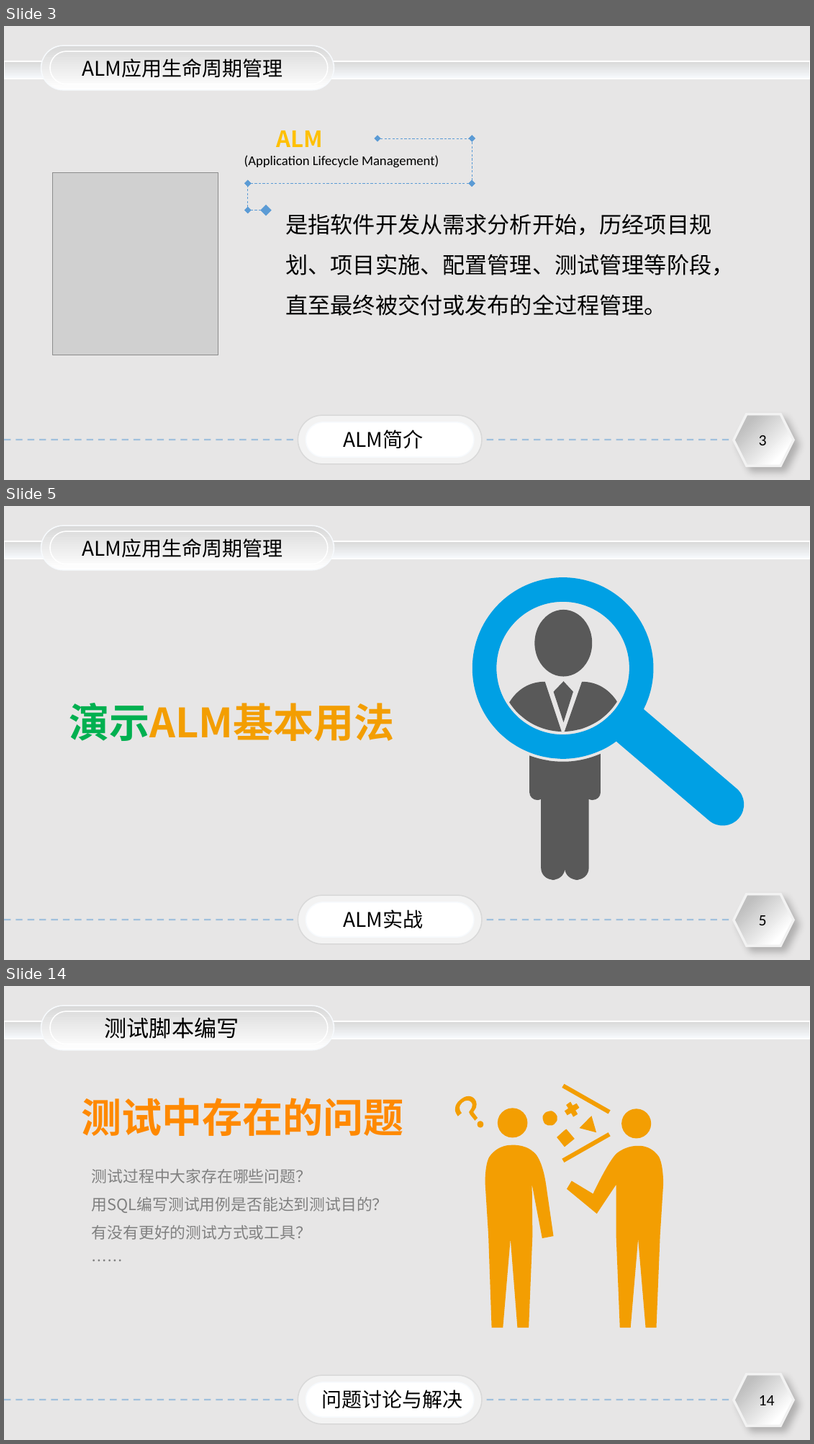
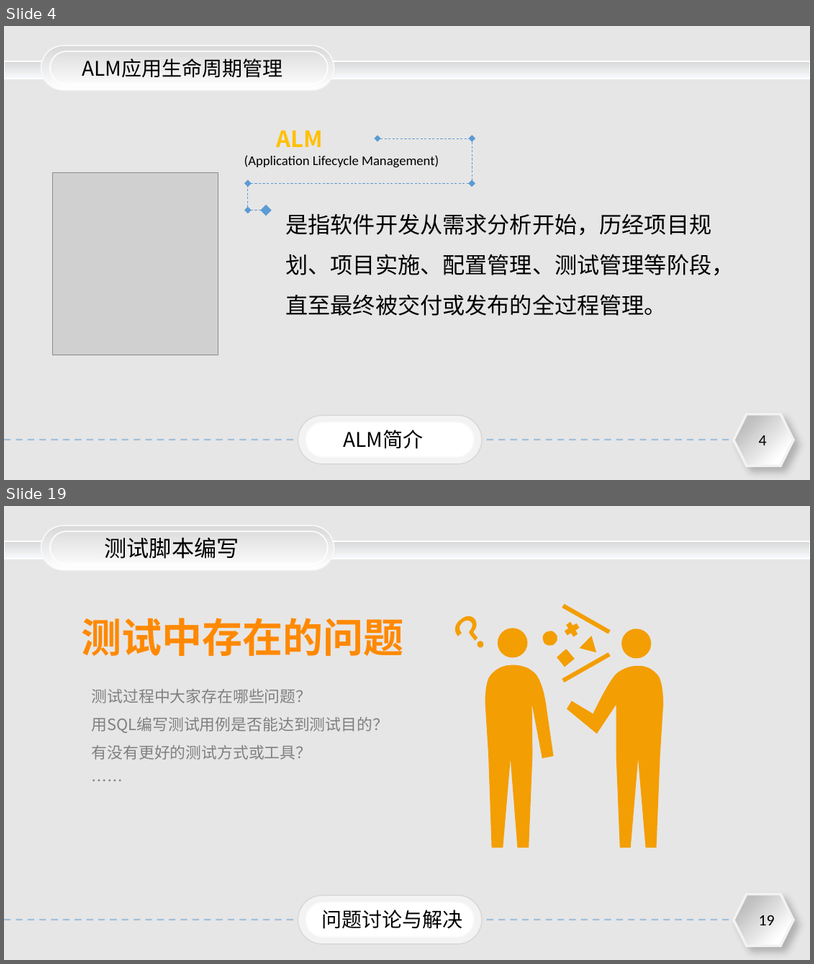
Before and after one commit to jimmyue/skills, a slide deck: 如何用SQL编写测试用例.pptx. Shown one above the other, each under a label of ours: slides 3, 5 and 14 before the commit, slides 4 and 19 after it; the slides between them are not shown. The pictures are 814x1444 and 814x964 pixels, drawn with LibreOffice and Linux fonts; fonts in the diff are those of the drawing; grey boxes stand for pictures. Boxes give left, top, right and bottom in pixels: in the first picture for what was removed or moved away, otherwise in the second. Text is boxed around its words. In the diff, an @@ line names an element or a change of style, - is before the commit and + after.

```diff
--- a/如何用SQL编写测试用例.pptx
+++ b/如何用SQL编写测试用例.pptx
@@ slide 5 removed at (x1=4, y1=506, x2=810, y2=960), background #E7E6E6; not listed: 8 template elements that a slide beside it also shows @@
@@ text removed at (x1=82, y1=538, x2=283, y2=558) @@
-ALM应用生命周期管理
@@ text removed at (x1=70, y1=703, x2=395, y2=741) @@
-演示ALM基本用法
@@ group removed at (x1=465, y1=566, x2=747, y2=880): 9 freeform shapes, 1 ellipse @@
@@ text removed at (x1=343, y1=909, x2=423, y2=929) @@
-ALM实战
@@ what was slide 3 is now slide 4 @@
@@ page number at (x1=759, y1=435, x2=767, y2=445): text changed @@
-3
+4
@@ what was slide 14 is now slide 19 @@
@@ page number at (x1=759, y1=915, x2=775, y2=925): text changed @@
-14
+19
```
Also in this commit, not shown: 9 slides changed, 8 slides added, 2 other slides removed.
